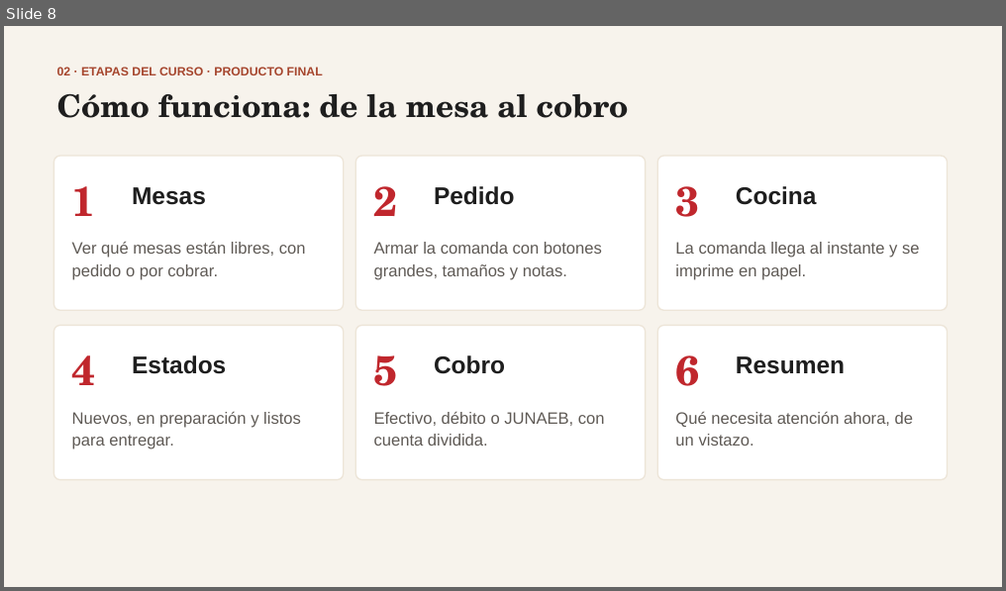
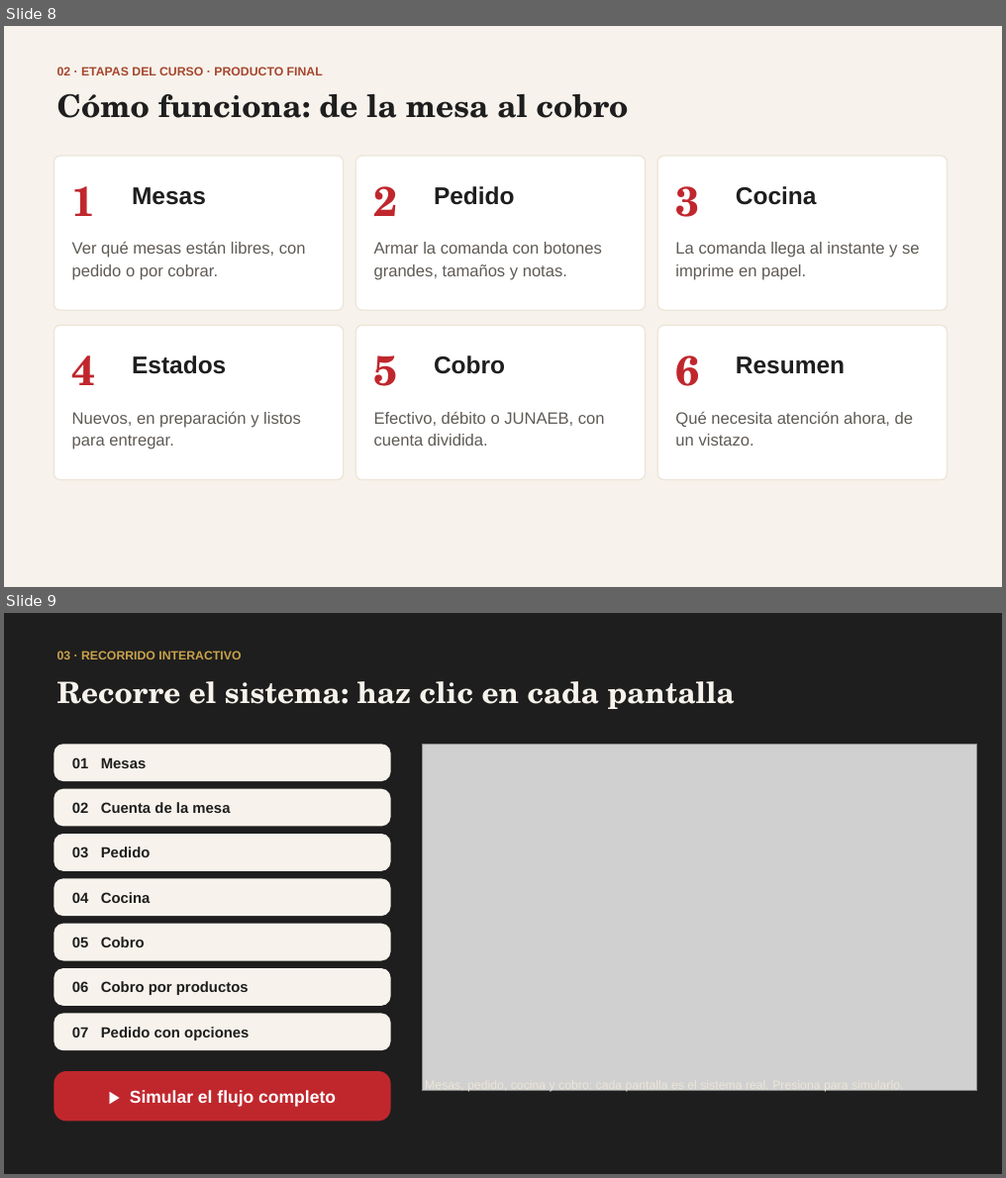
Before and after one commit to BenjajaDev/BIGGER-AGIL, a slide deck: docs/entrega-er3/Presentacion_Final_ER3_BIGGER.pptx. Shown one above the other, each under a label of ours: slide 8 before the commit, slides 8 and 9 after it. The pictures are 1006x591 and 1006x1178 pixels, drawn with LibreOffice and Linux fonts; fonts in the diff are those of the drawing; grey boxes stand for pictures. Boxes give left, top, right and bottom in pixels: in the first picture for what was removed or moved away, otherwise in the second. Text is boxed around its words. In the diff, an @@ line names an element or a change of style, - is before the commit and + after.

```diff
--- a/docs/entrega-er3/Presentacion_Final_ER3_BIGGER.pptx
+++ b/docs/entrega-er3/Presentacion_Final_ER3_BIGGER.pptx
@@ slide 9 added at bbox=[4, 613, 1002, 1174], background #1E1E1E @@
@@ text added at bbox=[57, 651, 241, 660], 14 pt, text #C9A24B, bold @@
+03 · RECORRIDO INTERACTIVO
@@ text added at bbox=[57, 681, 735, 709], 34 pt, text #F7F3EC, bold @@
+Recorre el sistema: haz clic en cada pantalla
@@ rounded rectangle added at bbox=[54, 744, 391, 781], fill #F7F3EC, 17 pt, text #1E1E1E, bold @@
+01 Mesas
@@ picture added at bbox=[422, 744, 977, 1091] @@
@@ rounded rectangle added at bbox=[54, 789, 391, 826], fill #F7F3EC, 17 pt, text #1E1E1E, bold @@
+02 Cuenta de la mesa
@@ rounded rectangle added at bbox=[54, 834, 391, 871], fill #F7F3EC, 17 pt, text #1E1E1E, bold @@
+03 Pedido
@@ rounded rectangle added at bbox=[54, 878, 391, 916], fill #F7F3EC, 17 pt, text #1E1E1E, bold @@
+04 Cocina
@@ rounded rectangle added at bbox=[54, 924, 391, 961], fill #F7F3EC, 17 pt, text #1E1E1E, bold @@
+05 Cobro
@@ rounded rectangle added at bbox=[54, 968, 391, 1006], fill #F7F3EC, 17 pt, text #1E1E1E, bold @@
+06 Cobro por productos
@@ rounded rectangle added at bbox=[54, 1013, 391, 1051], fill #F7F3EC, 17 pt, text #1E1E1E, bold @@
+07 Pedido con opciones
@@ rounded rectangle added at bbox=[54, 1071, 391, 1121], fill #C0272D, 20 pt, text #FFFFFF, bold @@
+▶ Simular el flujo completo
@@ text added at bbox=[425, 1090, 903, 1093], 14 pt, text #EDE5D8 @@
+Mesas, pedido, cocina y cobro: cada pantalla es el sistema real. Presiona para simularlo.
```
Also in this commit, not shown: 14 other slides added, 1 slide removed, 10 other files.
